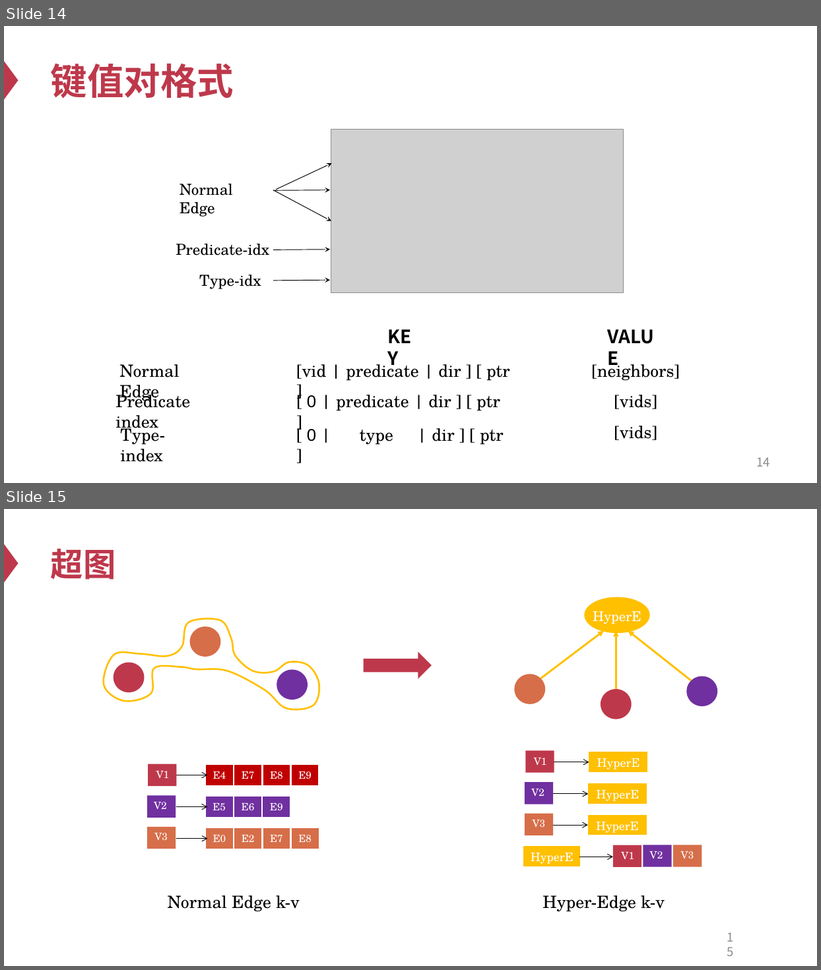
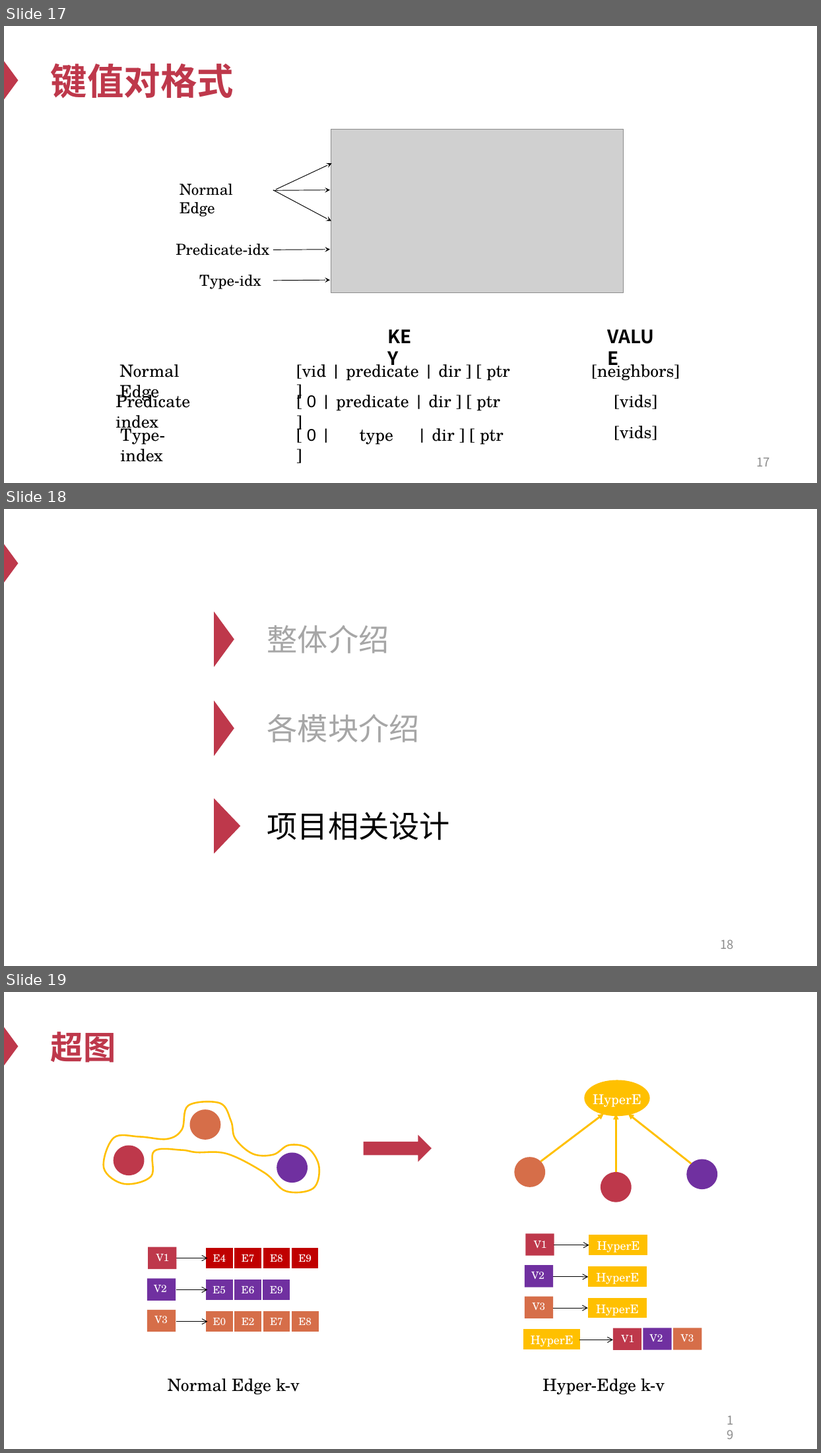
Before and after one commit to SJTU-IPADS/wukong, a slide deck: docs/wukong介绍.pptx. Shown one above the other, each under a label of ours: slides 14 and 15 before the commit, slides 17, 18 and 19 after it. The pictures are 821x970 and 821x1453 pixels, drawn with LibreOffice and Linux fonts; fonts in the diff are those of the drawing; grey boxes stand for pictures. Boxes give left, top, right and bottom in pixels: in the first picture for what was removed or moved away, otherwise in the second. Text is boxed around its words. In the diff, an @@ line names an element or a change of style, - is before the commit and + after.

```diff
--- a/docs/wukong介绍.pptx
+++ b/docs/wukong介绍.pptx
@@ slide 18 added at (4, 509, 817, 966), background #FFFFFF; not listed: 1 template element that a slide beside it also shows @@
@@ triangle added at (215, 611, 234, 667), fill #BE384B @@
@@ text added at (267, 625, 389, 654), 36 pt, text #A6A6A6 @@
+整体介绍
@@ triangle added at (215, 700, 234, 756), fill #BE384B @@
@@ text added at (267, 714, 420, 743), 36 pt, text #A6A6A6 @@
+各模块介绍
@@ triangle added at (215, 799, 241, 854), fill #BE384B @@
@@ text added at (267, 812, 450, 840), 36 pt, text #000000 @@
+项目相关设计
@@ page number added at (720, 940, 733, 949), 14.4 pt, text #8C8C8C @@
+18
@@ what was slide 14 is now slide 17 @@
@@ page number at (757, 458, 770, 467): text changed @@
-14
+17
@@ what was slide 15 is now slide 19 @@
@@ page number at (717, 1415, 741, 1439): text changed @@
-15
+19
```
Also in this commit, not shown: 3 slides changed, 3 other slides added, 1 other file.
